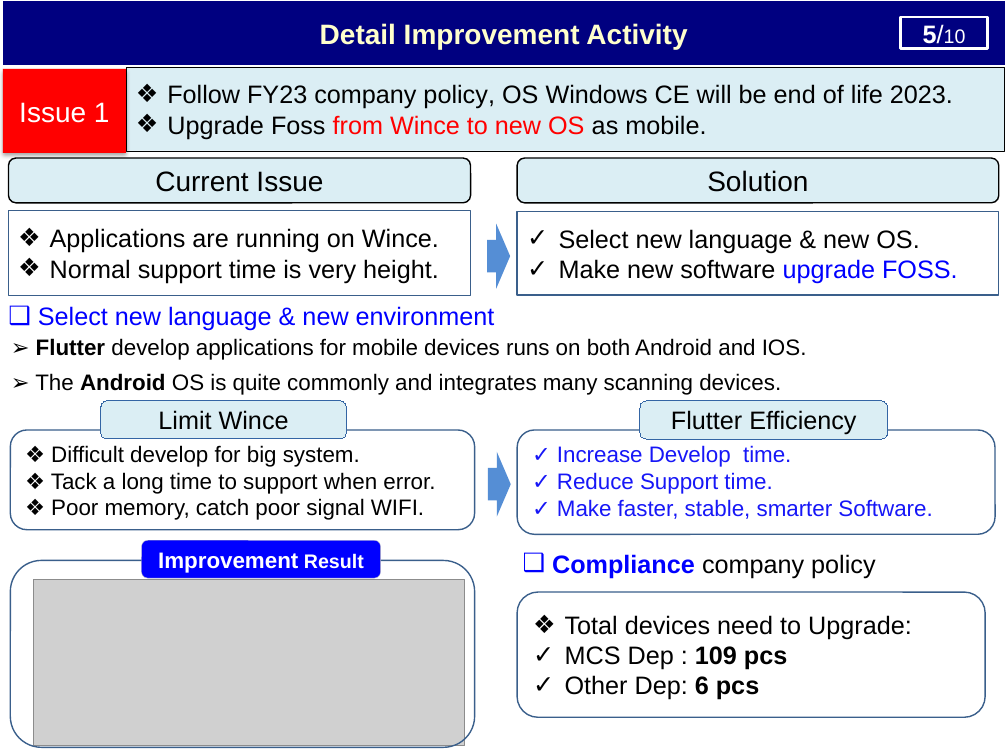
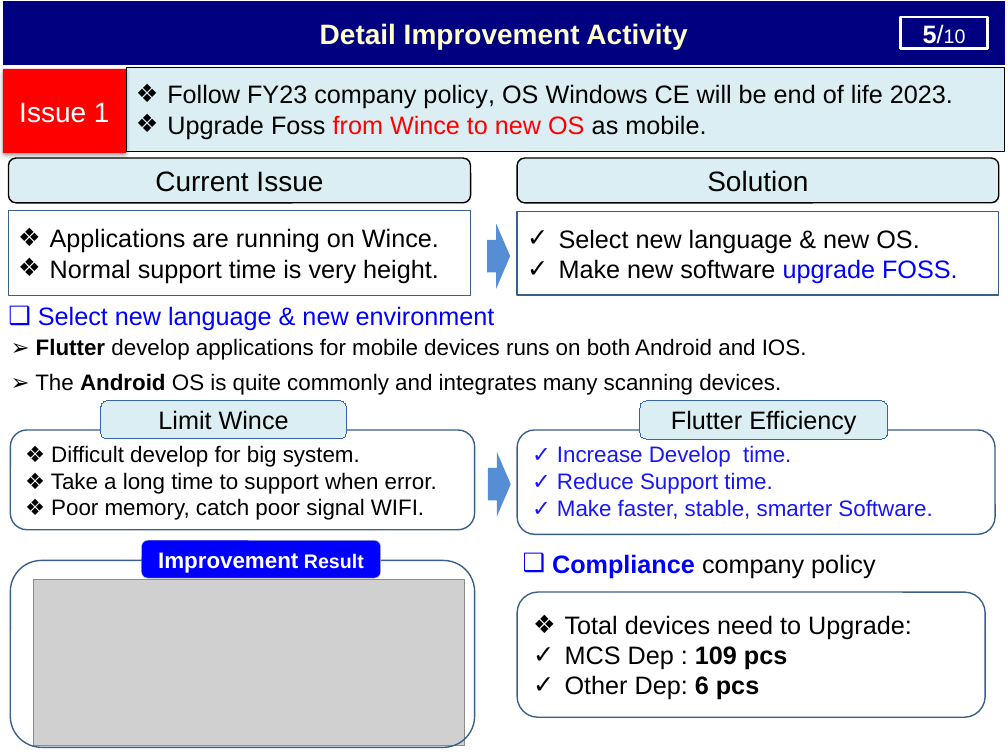
Before and after one commit to thietbicongnghevietnam/ReportPSNV, a slide deck: slide 6 of Report_test.pptx. Drawn at 1008x756 pixels with LibreOffice and Linux fonts; fonts in the diff are those of the drawing; grey boxes stand for pictures. Boxes give left, top, right and bottom in pixels: in the first picture for what was removed or moved away, otherwise in the second. Text is boxed around its words. In the diff, an @@ line names an element or a change of style, - is before the commit and + after.

```diff
--- a/Report_test.pptx
+++ b/Report_test.pptx
@@ text in rounded rectangle at (51, 472, 437, 494): text changed @@
-❖ Tack a long time to support when error.
+❖ Take a long time to support when error.
```
Also in this commit, not shown: 5 other slides changed, 1 other file.
